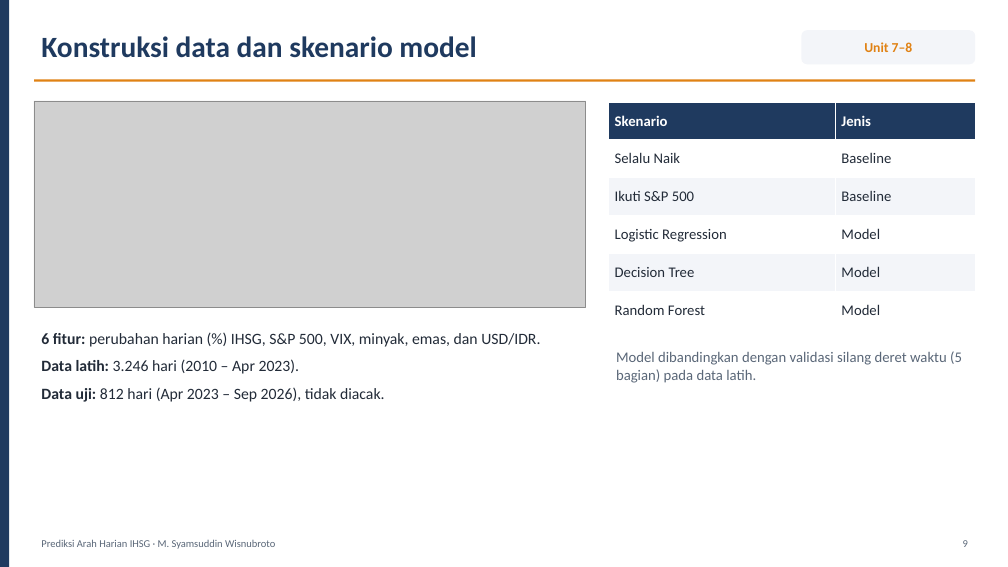
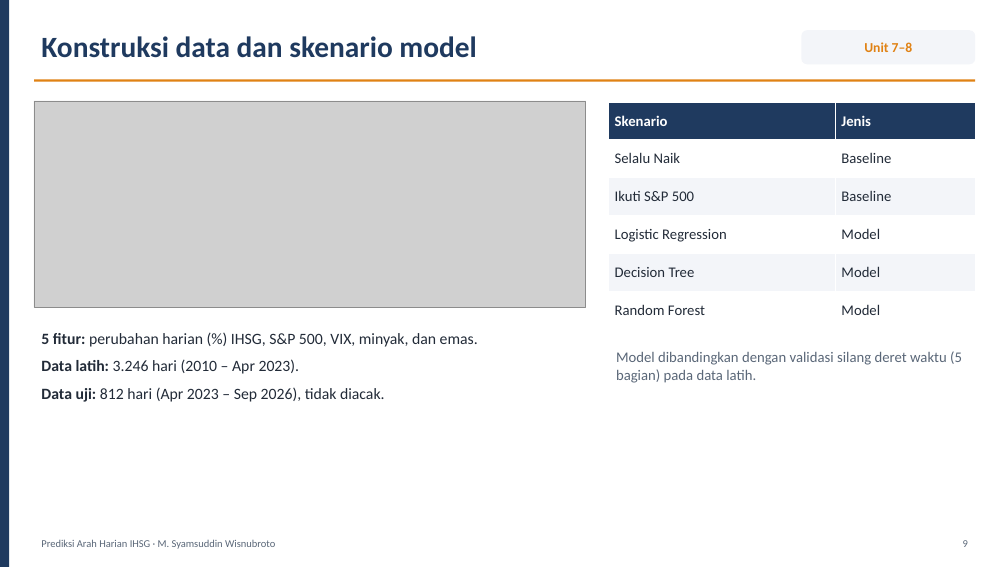
Before and after one commit to syamsuddinexcellent/portfolio-ilmuwan-data, a slide deck: slide 9 of presentation/Presentasi_Ilmuwan_Data_Syamsuddin_Wisnubroto.pptx. Drawn at 1008x567 pixels with LibreOffice and Linux fonts; fonts in the diff are those of the drawing; grey boxes stand for pictures. Boxes give left, top, right and bottom in pixels: in the first picture for what was removed or moved away, otherwise in the second. Text is boxed around its words. In the diff, an @@ line names an element or a change of style, - is before the commit and + after.

```diff
--- a/presentation/Presentasi_Ilmuwan_Data_Syamsuddin_Wisnubroto.pptx
+++ b/presentation/Presentasi_Ilmuwan_Data_Syamsuddin_Wisnubroto.pptx
@@ text at bbox=[41, 333, 478, 347]: text changed @@
-6 fitur: perubahan harian (%) IHSG, S&P 500, VIX, minyak, emas, dan USD/IDR.
+5 fitur: perubahan harian (%) IHSG, S&P 500, VIX, minyak, dan emas.
```
Also in this commit, not shown: 8 other slides changed, 36 other files.
